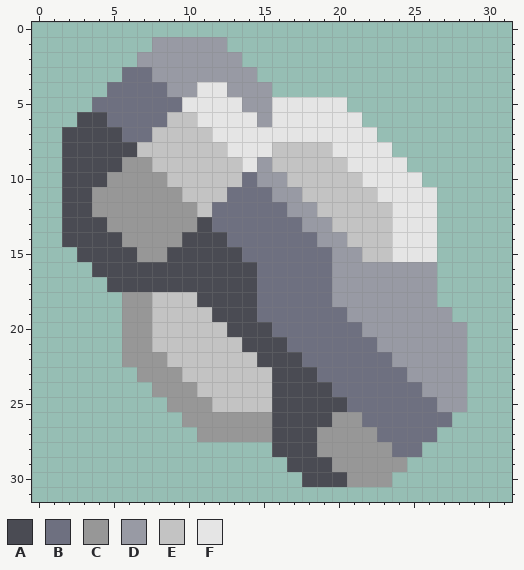
One commit to this pixel-art sprite: sprites/items/JJ/Albino-Alloy.png. Above: the version before the commit.
The file is 32x32 pixels. Colours within 5 levels of each other are drawn and written as one.
Palette (. is transparent): A #4a4b53  B #6e7080  C #979797  D #989aa4  E #c3c3c3  F #e5e5e5
Pixels before, first column x 2:
 1 ......DDDDD................
 2 .....DDDDDDD...............
 3 ....BBDDDDDDD..............
 4 ...BBBBDDFFDDD.............
 5 ..BBBBBBFFFFDDFFFFF........
 6 .AABBBBEEFFFFDFFFFFF.......
 7 AAAABBEEEEFFFFFFFFFFF......
 8 AAAAAEEEEEEFFFEEEEFFFF.....
 9 AAAACCEEEEEEFDEEEEEFFFF....
10 AAACCCCEEEEEBDDEEEEEFFFF...
11 AACCCCCCEEEBBBDDEEEEEFFFF..
12 AACCCCCCCEBBBBBDDEEEEEFFF..
13 AAACCCCCCABBBBBBDDEEEEFFF..
14 AAAACCCCAAABBBBBBDDEEEFFF..
15 .AAAACCAAAAABBBBBBDDEEFFF..
16 ..AAAAAAAAAAABBBBBDDDDDDD..
17 ...AAAAAAAAAABBBBBDDDDDDD..
18 ....CCEEEAAAABBBBBDDDDDDD..
19 ....CCEEEEAAABBBBBBDDDDDDD.
20 ....CCEEEEEAAABBBBBBDDDDDDD
21 ....CCEEEEEEAAABBBBBBDDDDDD
22 ....CCCEEEEEEAAABBBBBBDDDDD
23 .....CCCEEEEEEAAABBBBBBDDDD
24 ......CCCEEEEEAAAABBBBBBDDD
25 .......CCCEEEEAAAAABBBBBBDD
26 ........CCCCCCAAAACCBBBBBB.
27 .........CCCCCAAACCCCBBBB..
28 ..............AAACCCCCBB...
29 ...............AAACCCCC....
30 ................AAACCC.....
After:
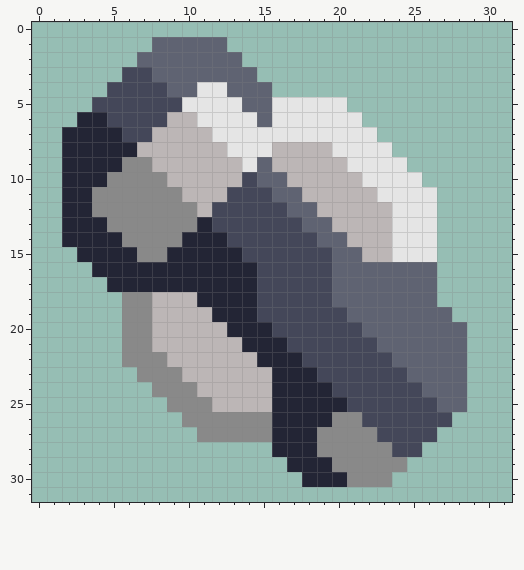
Difference:
Colour A changes from #4a4b53 to #232535.
Colour B changes from #6e7080 to #444759.
Colour C changes from #979797 to #898989.
Colour D changes from #989aa4 to #5f6372.
Colour E changes from #c3c3c3 to #bcb6b6.
Where, in picture pixels (left, top, right, bottom), the same in both pictures:
changed: (62, 37, 467, 487)
